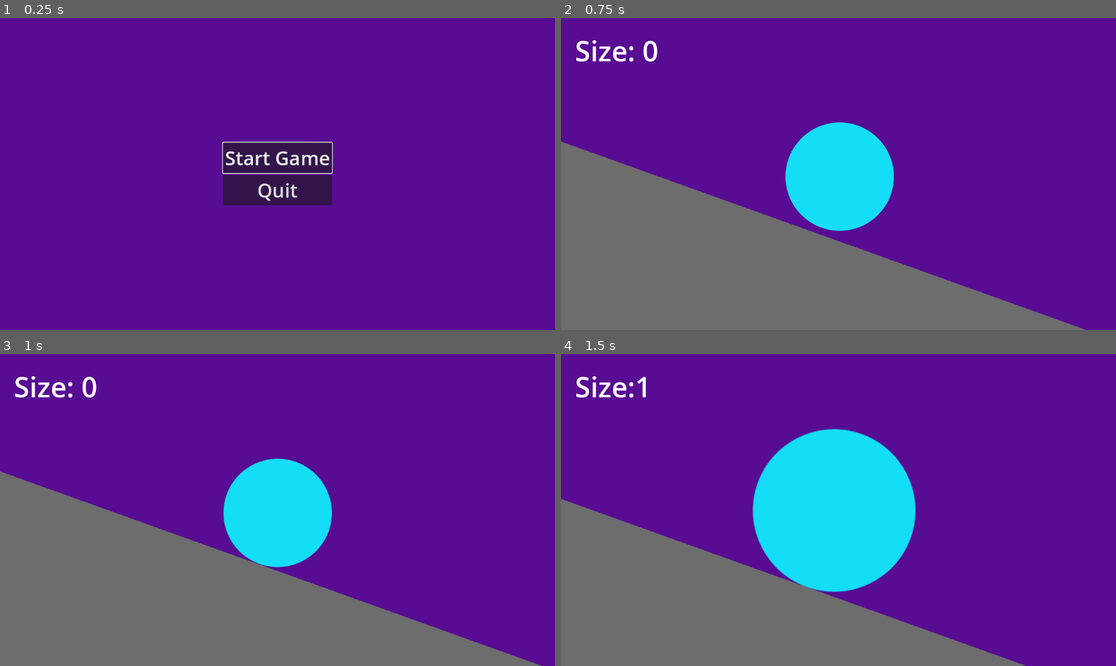
Above: before the commit, frames 1-4 (two rows, left to right).
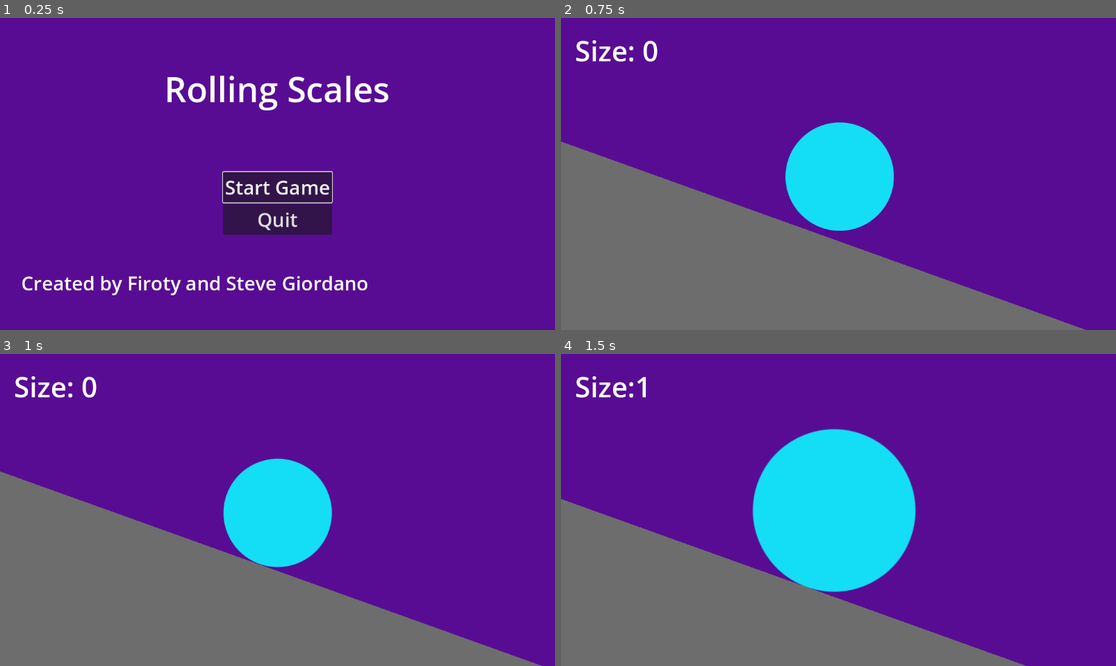
Above: after the commit, the same moments.

Repository: Firoty1/Rolling-Scales
Game: Godot game, scene res://scenes/start_menu.tscn
Two runs of this game, one before a commit and one after it. Both use one fixed random seed, a clock stepped at 60 frames per second and the inputs below.
Inputs:
- Up to frame 1 (0.25 s): no input
- Up to frame 2 (0.75 s): click "Start Game" at 0.5 s
- Up to frame 3 (1 s): no input
- Up to frame 4 (1.5 s): hold Up (grow) from 1.28 s (still down)

The runs differ from the first frame. In frame 1, 7.2% of the frame differs, in the area x 4-70%, y 18-89%; in frame 2, nothing differs; in frame 3, nothing differs; in frame 4, nothing differs.

Commit message:
Updated Start Menu

Diff:
--- a/scenes/start_menu.tscn
+++ b/scenes/start_menu.tscn
@@ -3,7 +3,8 @@
 [ext_resource type="Script" path="res://scripts/start_menu.gd" id="1_d5716"]
 [ext_resource type="Theme" uid="uid://om4baeju6rd8" path="res://scenes/main_theme.tres" id="1_por2g"]
 
-[node name="StartMenu" type="CenterContainer"]
+[node name="StartMenu" type="Control"]
+layout_mode = 3
 anchors_preset = 15
 anchor_right = 1.0
 anchor_bottom = 1.0
@@ -11,8 +12,23 @@
 grow_vertical = 2
 script = ExtResource("1_d5716")
 
+[node name="Title" type="RichTextLabel" parent="."]
+layout_mode = 2
+offset_left = 1.0
+offset_top = 98.0
+offset_right = 1149.0
+offset_bottom = 223.0
+theme_override_font_sizes/normal_font_size = 72
+bbcode_enabled = true
+text = "[center]Rolling Scales"
+fit_content = true
+
 [node name="VBoxContainer" type="VBoxContainer" parent="."]
 layout_mode = 2
+offset_left = 463.0
+offset_top = 320.0
+offset_right = 688.0
+offset_bottom = 450.0
 
 [node name="StartButton" type="Button" parent="VBoxContainer"]
 unique_name_in_owner = true
@@ -27,5 +43,16 @@
 theme = ExtResource("1_por2g")
 text = "Quit"
 
+[node name="MadeBy" type="RichTextLabel" parent="."]
+layout_mode = 2
+offset_left = 44.0
+offset_top = 523.0
+offset_right = 1110.0
+offset_bottom = 601.0
+theme_override_font_sizes/normal_font_size = 40
+bbcode_enabled = true
+text = "Created by Firoty and Steve Giordano"
+fit_content = true
+
 [connection signal="pressed" from="VBoxContainer/StartButton" to="." method="_on_start_button_pressed"]
 [connection signal="pressed" from="VBoxContainer/QuitButton" to="." method="_on_quit_button_pressed"]
--- a/scripts/start_menu.gd
+++ b/scripts/start_menu.gd
@@ -1,4 +1,4 @@
-extends CenterContainer
+extends Control
 
 @onready var start_button = %StartButton
 @onready var quit_button = %QuitButton
@@ -11,6 +11,5 @@
 func _on_start_button_pressed():
 	get_tree().change_scene_to_file("res://scenes/level_1.tscn")
 
-
 func _on_quit_button_pressed():
 	get_tree().quit()
Not shown: 1 places in scenes/level_1.tscn that only renumber resources
